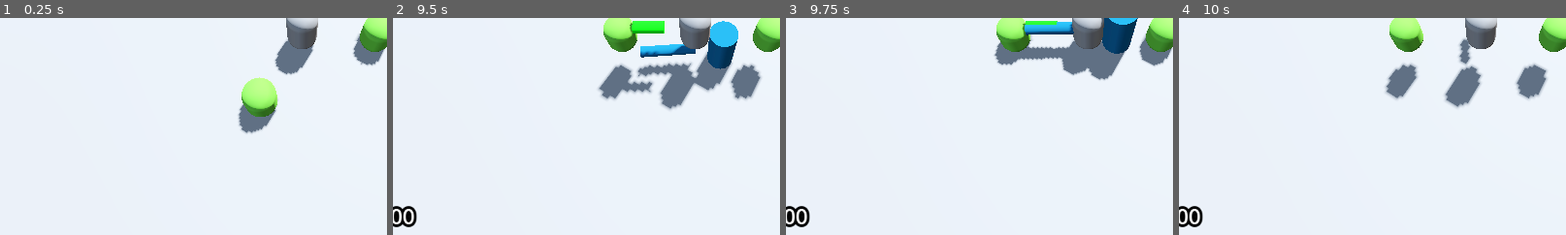
Above: before the commit, frames 1-4 (left to right).
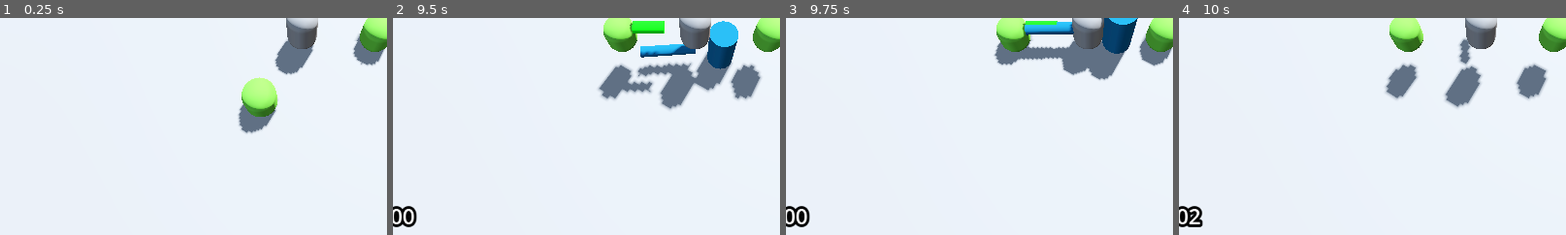
Above: after the commit, the same moments.

Repository: Ra-vanTech/ProjectBoozeArmy
Game: Godot game, scene res://Escena1_BoozeArmy.tscn
Same seed, same stepped clock (60 frames per second), same inputs: the game is played once before the commit and once after it.
Inputs (mouse positions are % of the whole screen's width and height, from its top left):
- Up to frame 1 (0.25 s): no input
- Up to frame 2 (9.5 s): tap Enter at 0.5 s; move the mouse to (72, 45) at 0.52 s; hold D (move_right) 0.53-1.28 s; tap Q (despawn_dwarf) every 2.25 s from 0.6 to 7.35 s; tap Space (jump) at 0.77, 1.52, 3.02, 3.77, 4.52, 6.02, 6.77, 7.52, 9.02 s; move the mouse to (30, 55) at 1.27 s; hold S (move_back) 1.28-2.03 s; right-click (30, 55) at 1.35 s; move the mouse to (60, 28) at 2.02 s; hold D (move_right) 2.03-2.78 s; tap E (spawn_dwarf) every 2.25 s from 2.1 to 8.85 s; move the mouse to (45, 70) at 2.77 s; hold W (move_forward) 2.78-3.53 s; move the mouse to (80, 65) at 3.52 s; hold A (move_left) 3.53-5.03 s; right-click (80, 65) at 3.6 s; move the mouse to (20, 35) at 4.27 s; move the mouse to (55, 50) at 5.02 s; hold S (move_back) 5.03-5.78 s; move the mouse to (35, 25) at 5.77 s; hold D (move_right) 5.78-6.53 s; right-click (35, 25) at 5.85 s; move the mouse to (72, 45) at 6.52 s; hold W (move_forward) 6.53-7.28 s; move the mouse to (30, 55) at 7.27 s; hold D (move_right) 7.28-8.03 s; move the mouse to (60, 28) at 8.02 s; hold S (move_back) 8.03-8.78 s; right-click (60, 28) at 8.1 s; move the mouse to (45, 70) at 8.77 s; hold A (move_left) from 8.78 s (still down)
- Up to frame 3 (9.75 s): move the mouse to (80, 65) at 9.52 s; release A (move_left) at 9.53 s; hold W (move_forward) from 9.53 s (still down); tap Q (despawn_dwarf) at 9.6 s
- Up to frame 4 (10 s): keep holding W (move_forward); tap Space (jump) at 9.77 s
The pictures show only the part of the screen within x 11-61%, y 49-98%; the shares and areas given below are measured in that part.

Frames 1-3 are identical in both runs. In frame 4, 0.2% of the frame differs, in the area x 2-7%, y 87-97%.

Commit message:
[perf] cambios minimos

Diff:
--- a/Escena1_BoozeArmy.tscn
+++ b/Escena1_BoozeArmy.tscn
@@ -66,5 +66,6 @@
 difficulty_manager = NodePath("../DifficultyManager")
 
 [node name="DifficultyManager" parent="." unique_id=974227039 instance=ExtResource("7_7120o")]
+game_time = 60.0
 
 [connection signal="game_resumed" from="PauseScreenOverlay" to="Player_test" method="_on_pause_screen_overlay_game_resumed"]
--- a/entities/enemies/shared/components/SeekingComponent.gd
+++ b/entities/enemies/shared/components/SeekingComponent.gd
@@ -5,6 +5,7 @@
 
 var direction: Vector2 = Vector2.ZERO
 var direction3D: Vector3 # solamente se usa para la conversión de la dirección de Vector3 a Vector2
+var distance_to_player: float
 
 @onready var player: Player = get_tree().get_first_node_in_group("player")
 
@@ -13,3 +14,4 @@
 func tick() -> void:
 	direction3D = (player.position - global_position).normalized()
 	direction = Vector2(direction3D.x, direction3D.z).normalized()
+	distance_to_player = global_position.distance_to(player.global_position)
--- a/entities/enemies/states/enemy_moving.gd
+++ b/entities/enemies/states/enemy_moving.gd
@@ -7,5 +7,7 @@
 
 func tick(delta: float):
 	input.tick()
+	if input.direction.length_squared() < 0.0001:
+		state_machine.change_state("EnemyIdleState")
 	movement.direction = input.direction
 	movement.tick(delta)
